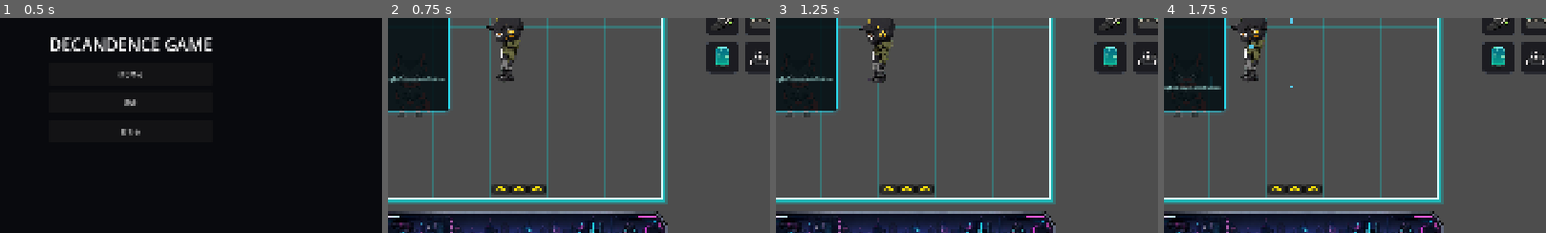
Above: before the commit, frames 1-4 (left to right).
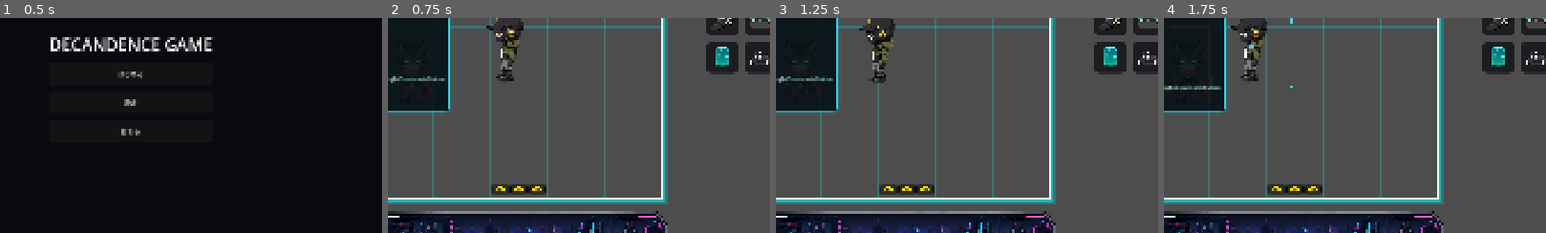
Above: after the commit, the same moments.

Repository: grimoire1089-coder/optimistic
Game: Godot game, scene res://Scenes/Boot/TitleScene.tscn
Two runs of this game, one before a commit and one after it. Both use one fixed random seed, a clock stepped at 60 frames per second and the inputs below. Sound files missing from this copy of the repository are replaced by a short silence.
Inputs:
- Up to frame 1 (0.5 s): no input
- Up to frame 2 (0.75 s): click "はじめる" at 0.5 s
- Up to frame 3 (1.25 s): no input
- Up to frame 4 (1.75 s): click "POS" at 1.25 s
The pictures show only the part of the screen within x 33-83%, y 34-84%; the shares and areas given below are measured in that part.

Frame 1 is identical in both runs. In frame 2, 0.1% of the frame differs, in the area x 2-11%, y 16-47%; in frame 3, 0.1%; in frame 4, 0.5%, in the area x 2-12%, y 3-47%.

Commit message:
Snap Zippy test actor to room grid

Diff:
--- a/Scripts/Characters/Zippy/ZippyActor.gd
+++ b/Scripts/Characters/Zippy/ZippyActor.gd
@@ -9,6 +9,10 @@
 @export var display_name: String = "ジッピー"
 @export var click_sfx: AudioStream
 @export var click_sfx_volume_db: float = 0.0
+@export var room_map_path: NodePath = NodePath("../RobinRoomMap")
+@export var snap_start_position_to_grid: bool = true
+@export var start_grid_position: Vector2i = Vector2i(1, 6)
+@export var actor_grid_footprint: Vector2i = Vector2i(2, 4)
 
 @onready var sprite: Sprite2D = $Sprite2D
 @onready var click_area: Area2D = $ClickArea2D
@@ -22,6 +26,8 @@
 	input_pickable = false
 	_load_default_click_sfx_if_needed()
 	_connect_click_area()
+	if snap_start_position_to_grid:
+		call_deferred("_snap_start_position_to_grid")
 
 
 func get_needs_module() -> CharacterNeedsModule:
@@ -55,6 +61,15 @@
 	return String(action_id)
 
 
+func _snap_start_position_to_grid() -> void:
+	var room_map := get_node_or_null(room_map_path) as RoomMapGridModule
+	if room_map == null:
+		return
+	if not room_map.is_grid_area_inside(start_grid_position, actor_grid_footprint):
+		return
+	global_position = room_map.grid_to_world_area_center(start_grid_position, actor_grid_footprint)
+
+
 func _connect_click_area() -> void:
 	if click_area == null:
 		return
